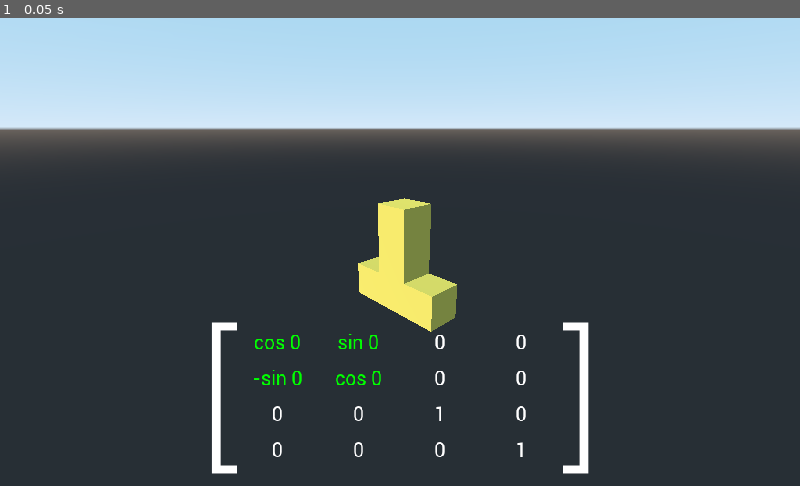
Above: before the commit, frame 1.
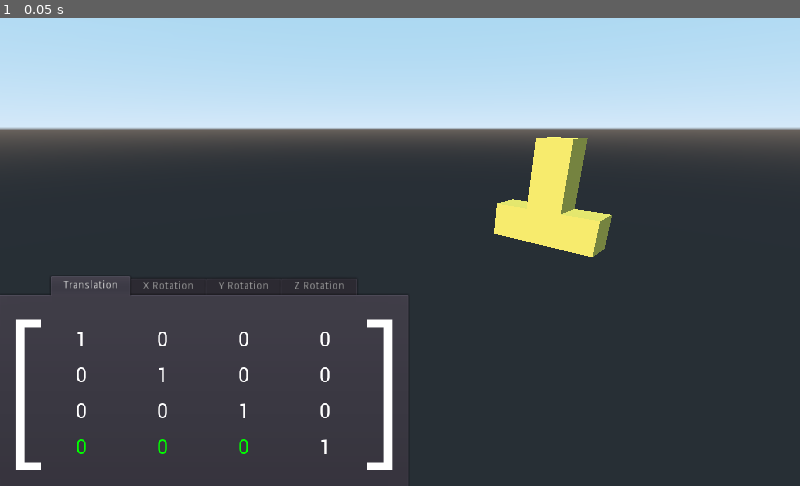
Above: after the commit, the same moment.

Repository: AngelOnFira/math-for-game-dev
Game: Godot game, scene res://Scenes/Main.tscn
The game is run twice, just before and just after one commit, with the same random seed, the same clock (stepped at 60 frames per second) and the same inputs.
Inputs:
- Up to frame 1 (0.05 s): no input

The runs differ from the first frame. In frame 1, 7.5% of the frame differs, in the area x 0-77%, y 25-98%.

Commit message:
Added tabed view

Diff:
--- a/assignment-1/Scenes/Main.tscn
+++ b/assignment-1/Scenes/Main.tscn
@@ -15,54 +15,59 @@
 [node name="Piece" parent="." instance=ExtResource( 2 )]
 
 [node name="Camera" type="Camera" parent="."]
-transform = Transform( 0.724533, 0.238896, -0.646514, 0, 0.93801, 0.346608, 0.68924, -0.251129, 0.679619, -6.09, 4.36, 6.23 )
+transform = Transform( 0.724533, 0.238896, -0.646514, 0, 0.93801, 0.346608, 0.68924, -0.251129, 0.679619, -10, 2.746, 4 )
 
 [node name="DirectionalLight" type="DirectionalLight" parent="."]
 transform = Transform( -0.253589, 0.335278, -0.907348, 0, 0.93801, 0.346608, 0.967312, 0.0878961, -0.237869, -6.54, 4.7, 0.41 )
 
 [node name="CanvasLayer" type="CanvasLayer" parent="."]
 
-[node name="TranslationMatrix" parent="CanvasLayer" instance=ExtResource( 3 )]
-visible = false
-anchor_left = 0.5
+[node name="TabContainer" type="TabContainer" parent="CanvasLayer"]
 anchor_top = 1.0
 anchor_bottom = 1.0
-margin_left = -257.0
-margin_top = -233.0
-margin_right = 257.0
-margin_bottom = 0.0
+margin_top = -269.0
+margin_right = 522.0
+__meta__ = {
+"_edit_use_anchors_": false
+}
+
+[node name="Translation" parent="CanvasLayer/TabContainer" instance=ExtResource( 3 )]
+anchor_right = 1.0
+anchor_bottom = 1.0
+margin_left = 4.0
+margin_top = 32.0
+margin_right = -4.0
+margin_bottom = -4.0
 matrix_type = "translation"
 
-[node name="RotationXMatrix" parent="CanvasLayer" instance=ExtResource( 3 )]
+[node name="X Rotation" parent="CanvasLayer/TabContainer" instance=ExtResource( 3 )]
 visible = false
-anchor_left = 0.5
-anchor_top = 1.0
+anchor_right = 1.0
 anchor_bottom = 1.0
-margin_left = -257.0
-margin_top = -233.0
-margin_right = 257.0
-margin_bottom = 0.0
+margin_left = 4.0
+margin_top = 32.0
+margin_right = -4.0
+margin_bottom = -4.0
 matrix_type = "rotate x"
 
-[node name="RotationYMatrix2" parent="CanvasLayer" instance=ExtResource( 3 )]
+[node name="Y Rotation" parent="CanvasLayer/TabContainer" instance=ExtResource( 3 )]
 visible = false
-anchor_left = 0.5
-anchor_top = 1.0
+anchor_right = 1.0
 anchor_bottom = 1.0
-margin_left = -257.0
-margin_top = -233.0
-margin_right = 257.0
-margin_bottom = 0.0
+margin_left = 4.0
+margin_top = 32.0
+margin_right = -4.0
+margin_bottom = -4.0
 matrix_type = "rotate y"
 
-[node name="RotationZMatrix3" parent="CanvasLayer" instance=ExtResource( 3 )]
-anchor_left = 0.5
-anchor_top = 1.0
+[node name="Z Rotation" parent="CanvasLayer/TabContainer" instance=ExtResource( 3 )]
+visible = false
+anchor_right = 1.0
 anchor_bottom = 1.0
-margin_left = -257.0
-margin_top = -233.0
-margin_right = 257.0
-margin_bottom = 0.0
+margin_left = 4.0
+margin_top = 32.0
+margin_right = -4.0
+margin_bottom = -4.0
 matrix_type = "rotate z"
 
 [node name="MeshInstance" type="MeshInstance" parent="."]
--- a/assignment-1/Scenes/Matrix_Element.tscn
+++ b/assignment-1/Scenes/Matrix_Element.tscn
@@ -22,9 +22,9 @@
 
 [node name="HSlider" type="HSlider" parent="."]
 visible = false
-margin_left = -38.648
+margin_left = -26.678
 margin_top = 30.91
-margin_right = 115.442
+margin_right = 127.412
 margin_bottom = 46.91
 min_value = -4.0
 max_value = 4.0
